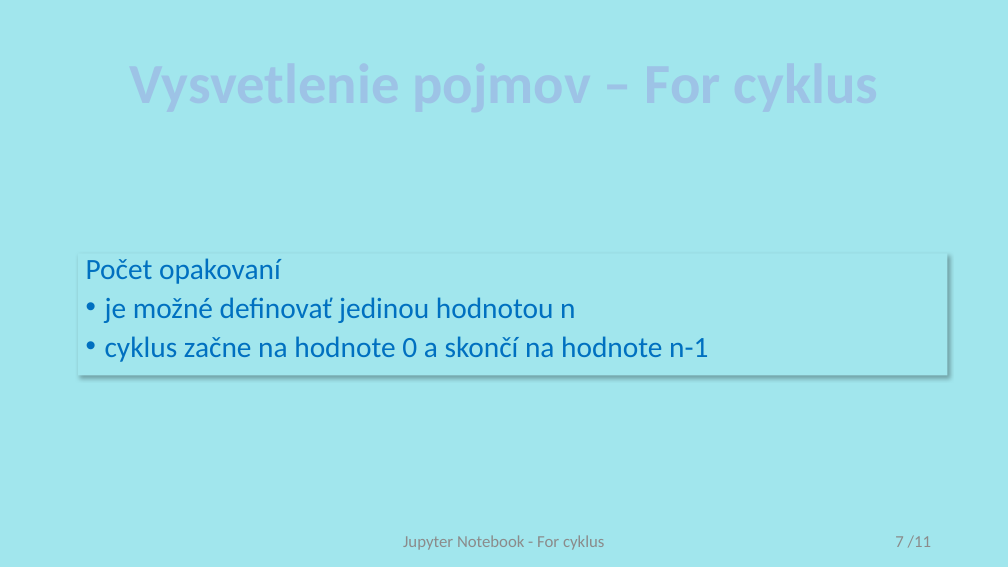
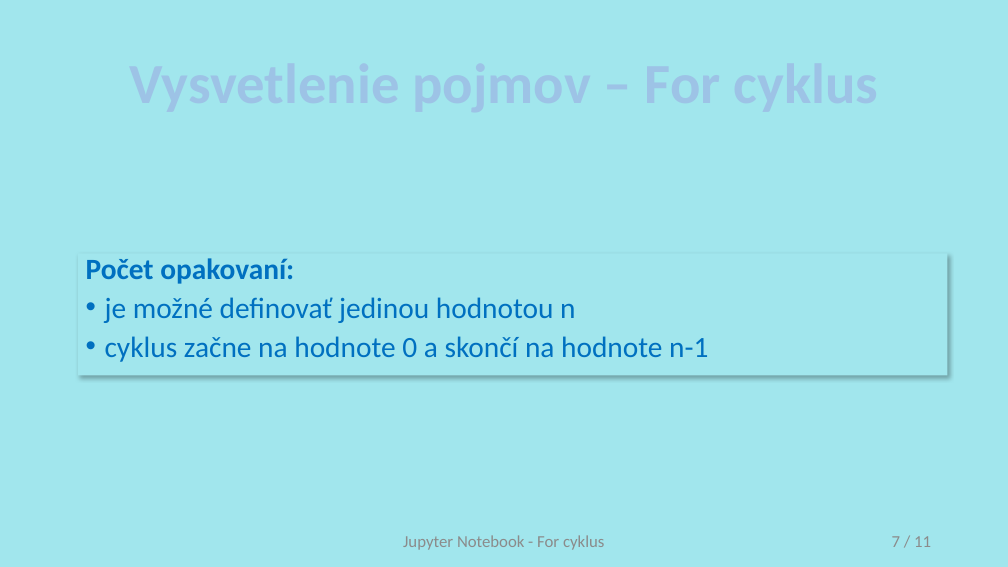
Before and after one commit to xcerni13/diplomova-praca, a slide deck: slide 7 of Prezentacie/6. For cyklus.pptx. Drawn at 1008x567 pixels with LibreOffice and Linux fonts; fonts in the diff are those of the drawing. Boxes give left, top, right and bottom in pixels: in the first picture for what was removed or moved away, otherwise in the second. Text is boxed around its words. In the diff, an @@ line names an element or a change of style, - is before the commit and + after.

```diff
--- a/Prezentacie/6. For cyklus.pptx
+++ b/Prezentacie/6. For cyklus.pptx
@@ text at [86,258,294,284]: text changed; bold on @@
-Počet opakovaní
+Počet opakovaní:
@@ page number at [892,536,931,547]: spaces changed @@
-7 /11
+7 / 11
```
Also in this commit, not shown: 5 other slides changed, 9 other files.
